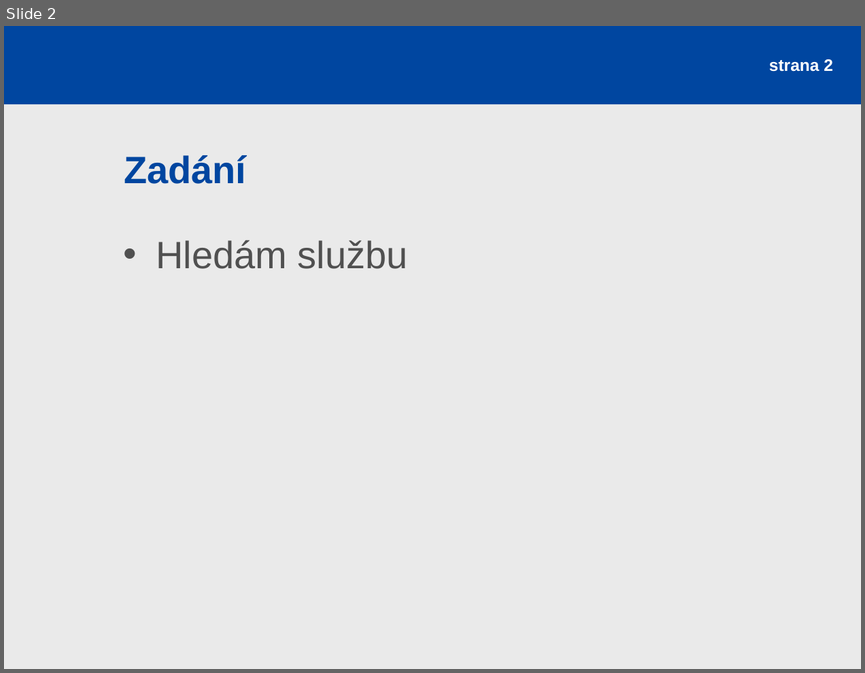
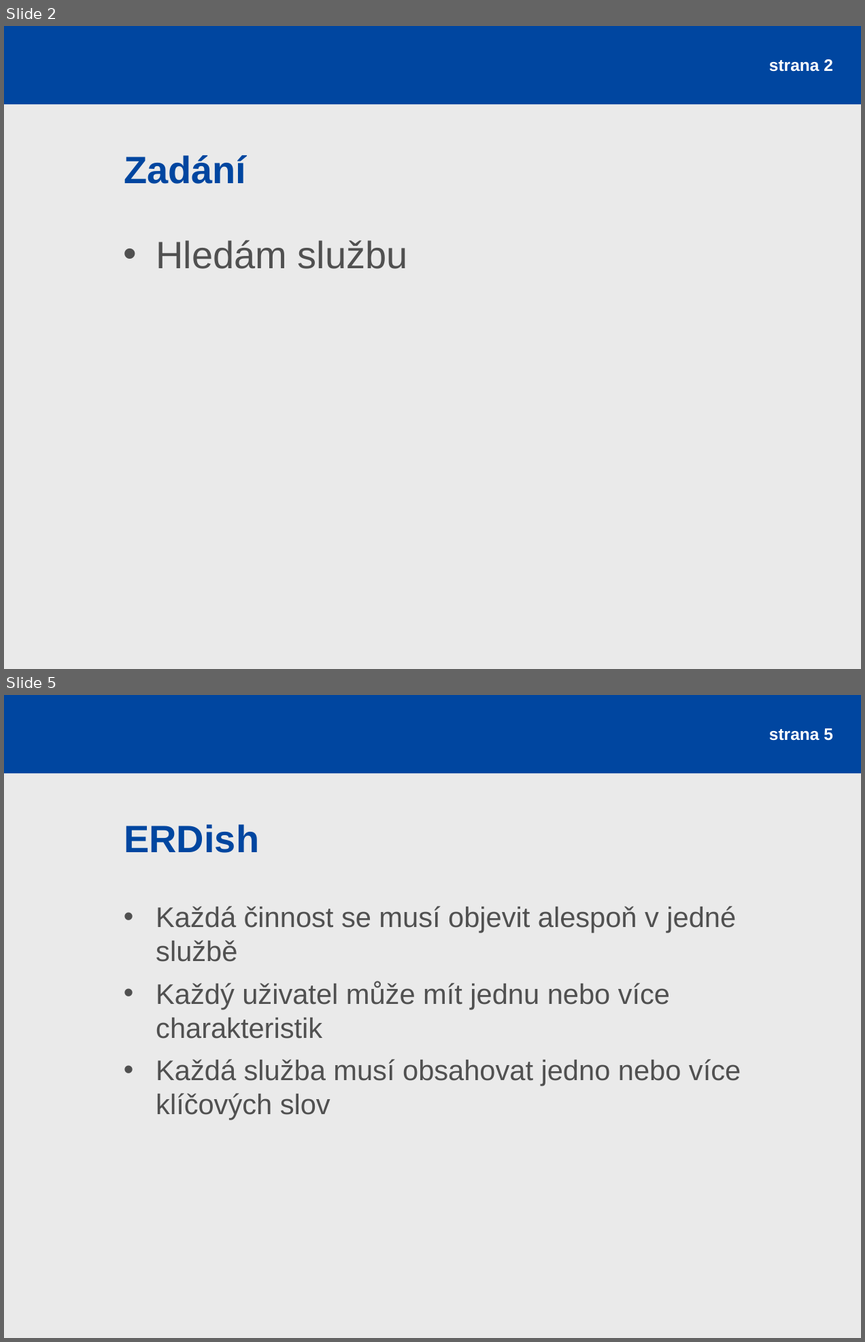
Before and after one commit to rajzik/databaze, a slide deck: prezentace.ppt. Shown one above the other, each under a label of ours: slide 2 before the commit, slides 2 and 5 after it; the slides between them are not shown. The pictures are 865x673 and 865x1342 pixels, drawn with LibreOffice and Linux fonts; fonts in the diff are those of the drawing. Boxes give left, top, right and bottom in pixels: in the first picture for what was removed or moved away, otherwise in the second. Text is boxed around its words. In the diff, an @@ line names an element or a change of style, - is before the commit and + after.

```diff
--- a/prezentace.ppt
+++ b/prezentace.ppt
@@ slide 5 added at (4,695,861,1338), background #EAEAEA; not listed: 1 template element that a slide beside it also shows @@
@@ page number added at (769,728,833,741), 14 pt, text #FFFFFF, bold @@
+strana 5
@@ title added at (124,824,259,853), 32 pt, text #0046A0, bold @@
+ERDish
@@ text added at (156,906,740,1120), 23.8 pt, text #505050 @@
+• Každá činnost se musí objevit alespoň v jedné službě
+• Každý uživatel může mít jednu nebo více charakteristik
+• Každá služba musí obsahovat jedno nebo více klíčových slov
```
Also in this commit, not shown: 2 slides changed, 7 other slides added, 2 slides removed, 9 other files.
